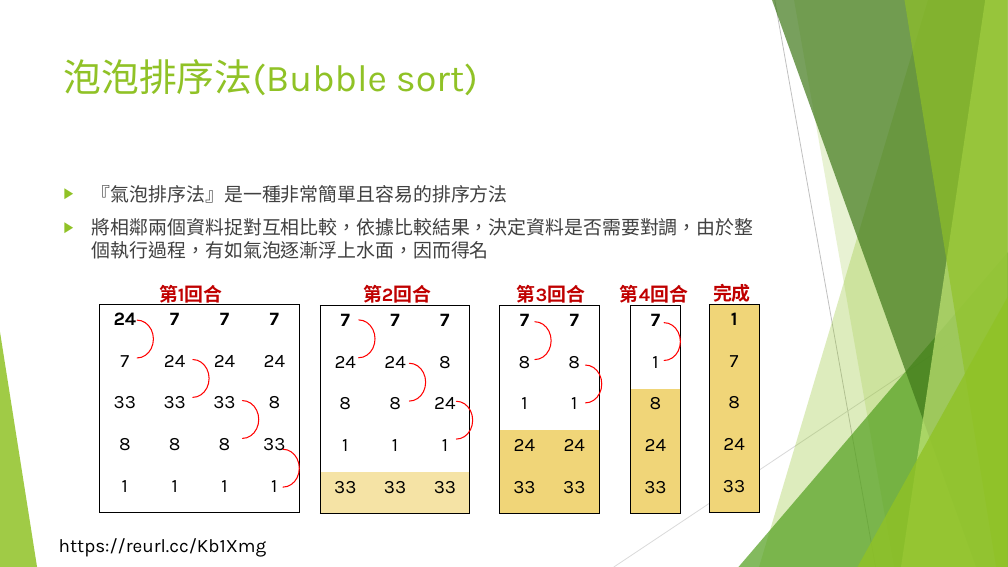
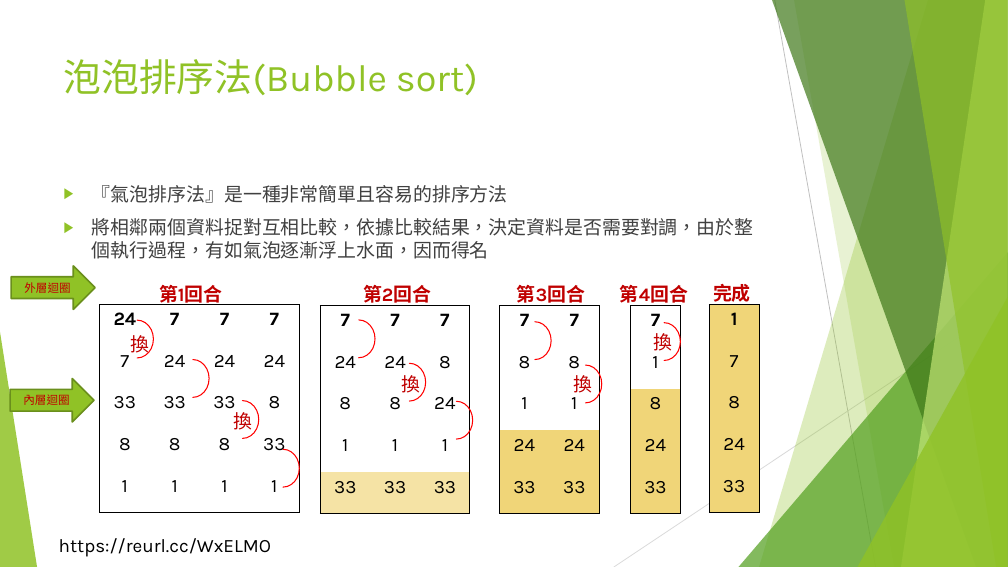
Before and after one commit to liulawsi/My_PPTs, a slide deck: slide 35 of LCC/Java/06_陣列好好用.pptx. Drawn at 1008x567 pixels with LibreOffice and Linux fonts; fonts in the diff are those of the drawing; background and template pictures are left out. Boxes give left, top, right and bottom in pixels: in the first picture for what was removed or moved away, otherwise in the second. Text is boxed around its words. In the diff, an @@ line names an element or a change of style, - is before the commit and + after.

```diff
--- a/LCC/Java/06_陣列好好用.pptx
+++ b/LCC/Java/06_陣列好好用.pptx
@@ right arrow added at (11, 266, 95, 310), fill #90C226, outline #6B901C 1.5 pt, 11 pt, text #C00000 @@
+外層迴圈
@@ text added at (130, 335, 149, 356), 18 pt, text #C00000 @@
+換
@@ text added at (653, 333, 672, 351), 18 pt, text #C00000 @@
+換
@@ right arrow added at (10, 379, 94, 423), fill #90C226, outline #6B901C 1.5 pt, 11 pt, text #C00000 @@
+內層迴圈
@@ text added at (402, 375, 421, 396), 18 pt, text #C00000 @@
+換
@@ text added at (574, 375, 593, 393), 18 pt, text #C00000 @@
+換
@@ text added at (234, 412, 253, 430), 18 pt, text #C00000 @@
+換
@@ text at (59, 538, 271, 557): text changed @@
-https://reurl.cc/Kb1Xmg
+https://reurl.cc/WxELMO
```
Also in this commit, not shown: 61 other slides changed, 5 slides added, 53 other files.
